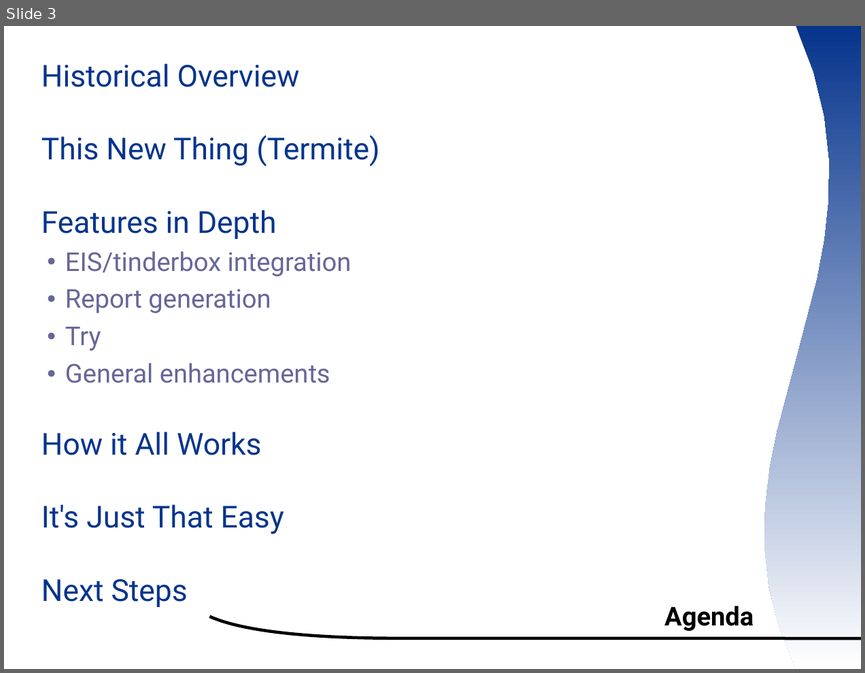
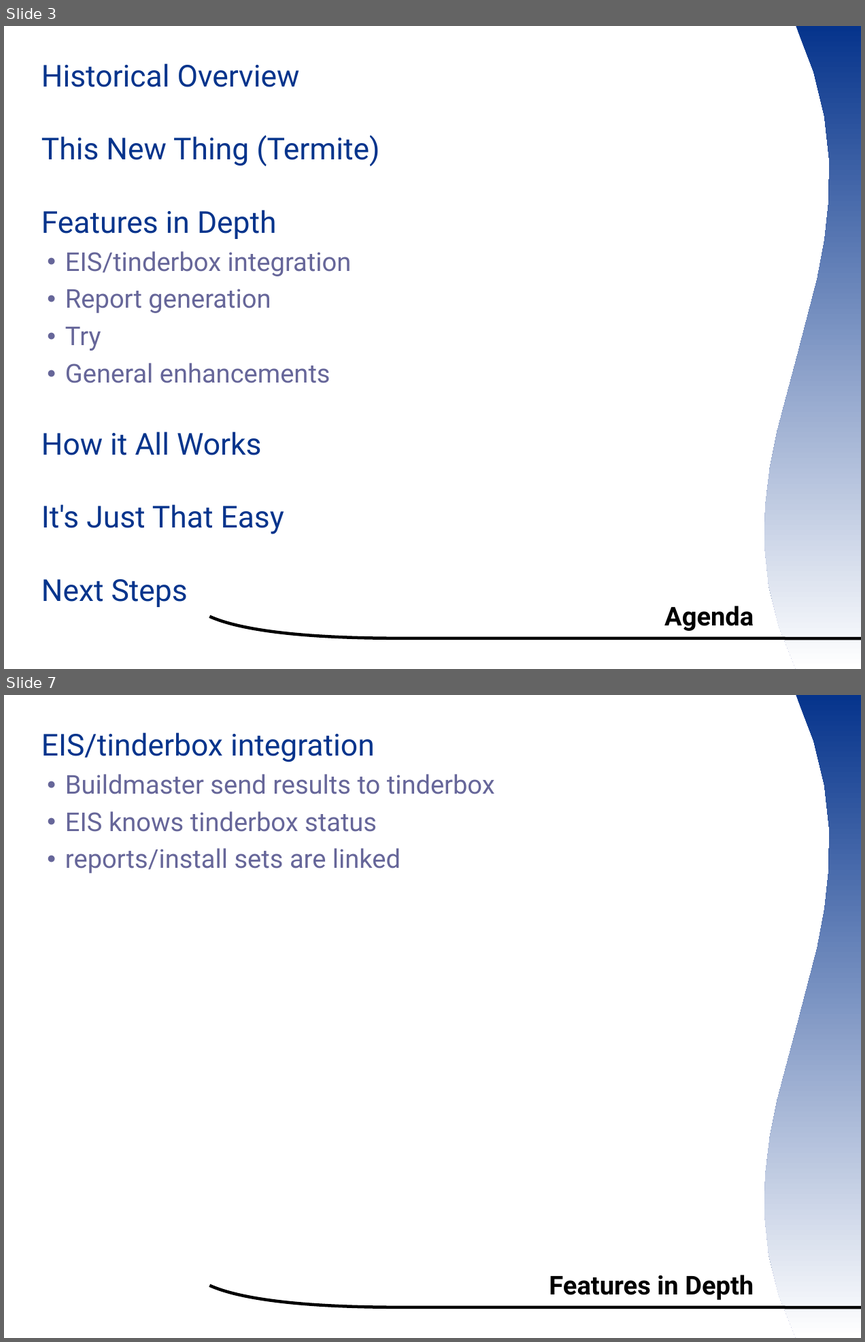
Before and after one commit to smsm1/ootermite, a slide deck: wiki/ooocon2007presentation.odp. Shown one above the other, each under a label of ours: slide 3 before the commit, slides 3 and 7 after it; the slides between them are not shown. The pictures are 865x673 and 865x1342 pixels, drawn with LibreOffice and Linux fonts; fonts in the diff are those of the drawing; background and template pictures are left out. Boxes give left, top, right and bottom in pixels: in the first picture for what was removed or moved away, otherwise in the second. Text is boxed around its words. In the diff, an @@ line names an element or a change of style, - is before the commit and + after.

```diff
--- a/wiki/ooocon2007presentation.odp
+++ b/wiki/ooocon2007presentation.odp
@@ slide 7 added at box(4, 695, 861, 1338), background #FFFFFF; not listed: 2 template elements that a slide beside it also shows @@
@@ text added at box(41, 732, 495, 873), 24 pt, text #666699 @@
+  EIS/tinderbox integration
+  ● Buildmaster send results to tinderbox
+  ● EIS knows tinderbox status
+  ● reports/install sets are linked
@@ title added at box(549, 1274, 753, 1300), 24 pt, text #000000, bold @@
+Features in Depth
```
Also in this commit, not shown: 2 slides changed, 9 other slides added.
